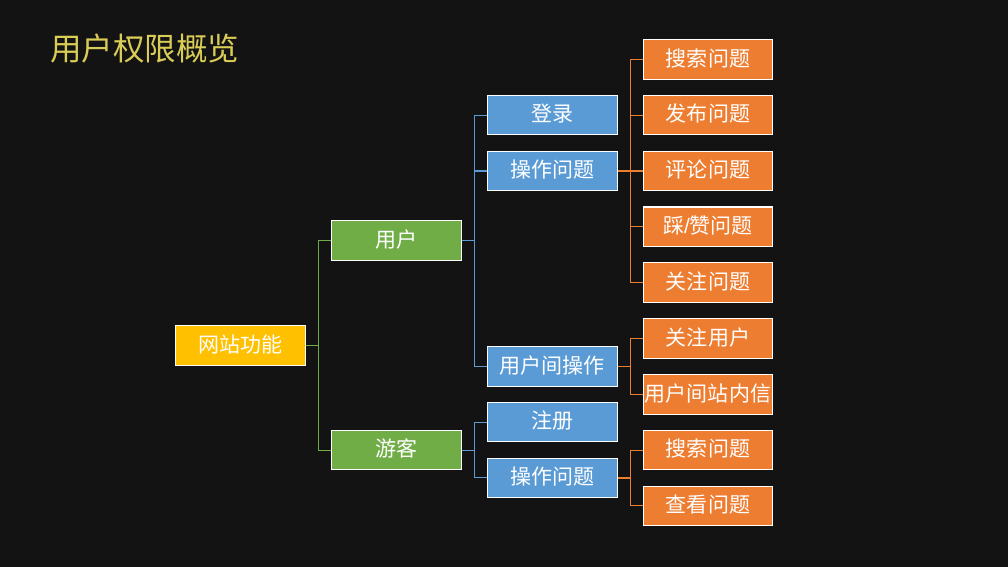
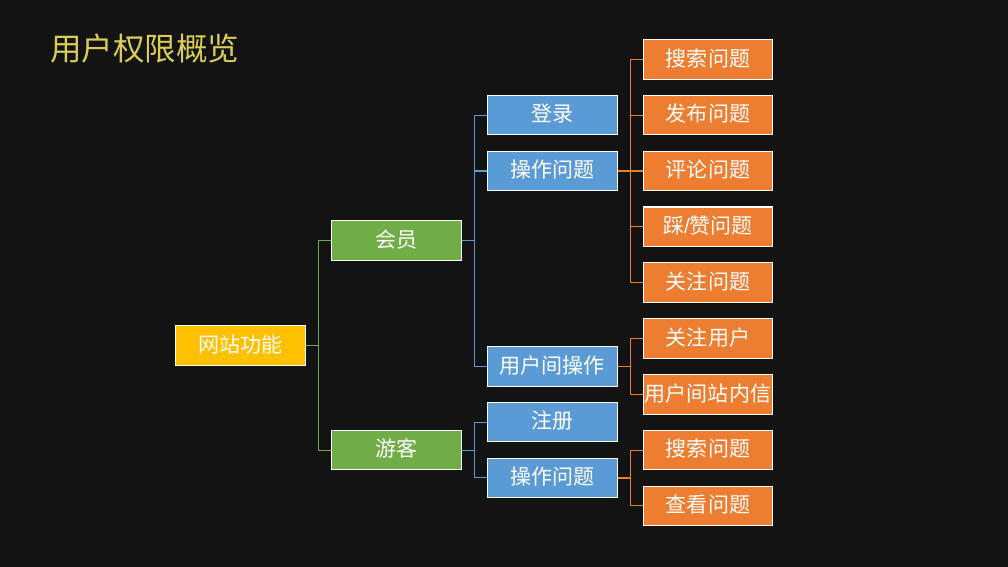
Before and after one commit to WEASP/our-project, a slide deck: slide 9 of Tasks/Task10/高子峰组-知否演示ppt.pptx. Drawn at 1008x567 pixels with LibreOffice and Linux fonts; fonts in the diff are those of the drawing; background and template pictures are left out; a plain dark background stands for a picture behind light text. Boxes give left, top, right and bottom in pixels: in the first picture for what was removed or moved away, otherwise in the second. Text is boxed around its words. In the diff, an @@ line names an element or a change of style, - is before the commit and + after.

```diff
--- a/Tasks/Task10/高子峰组-知否演示ppt.pptx
+++ b/Tasks/Task10/高子峰组-知否演示ppt.pptx
@@ text at [375, 229, 417, 249]: text changed @@
-用户
+会员
```
Also in this commit, not shown: 4 other slides changed, 7 slides added, 1 other file.
